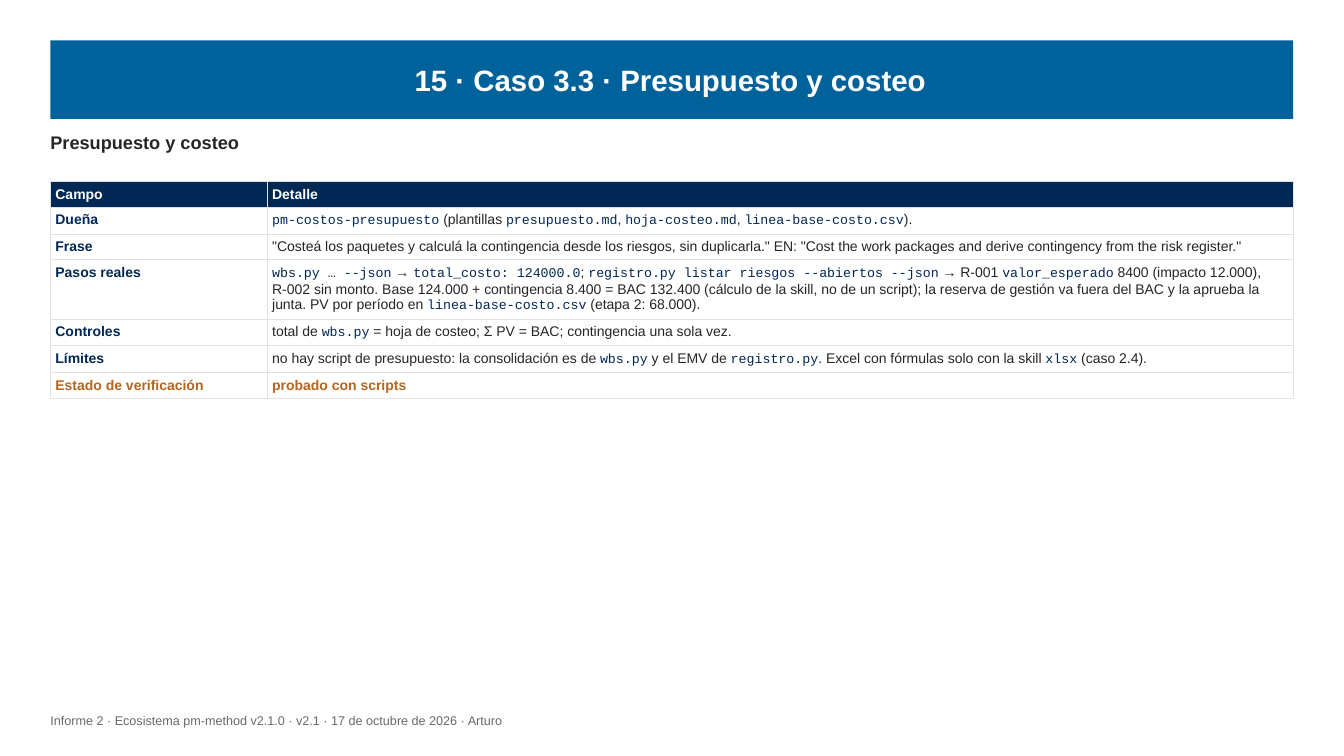
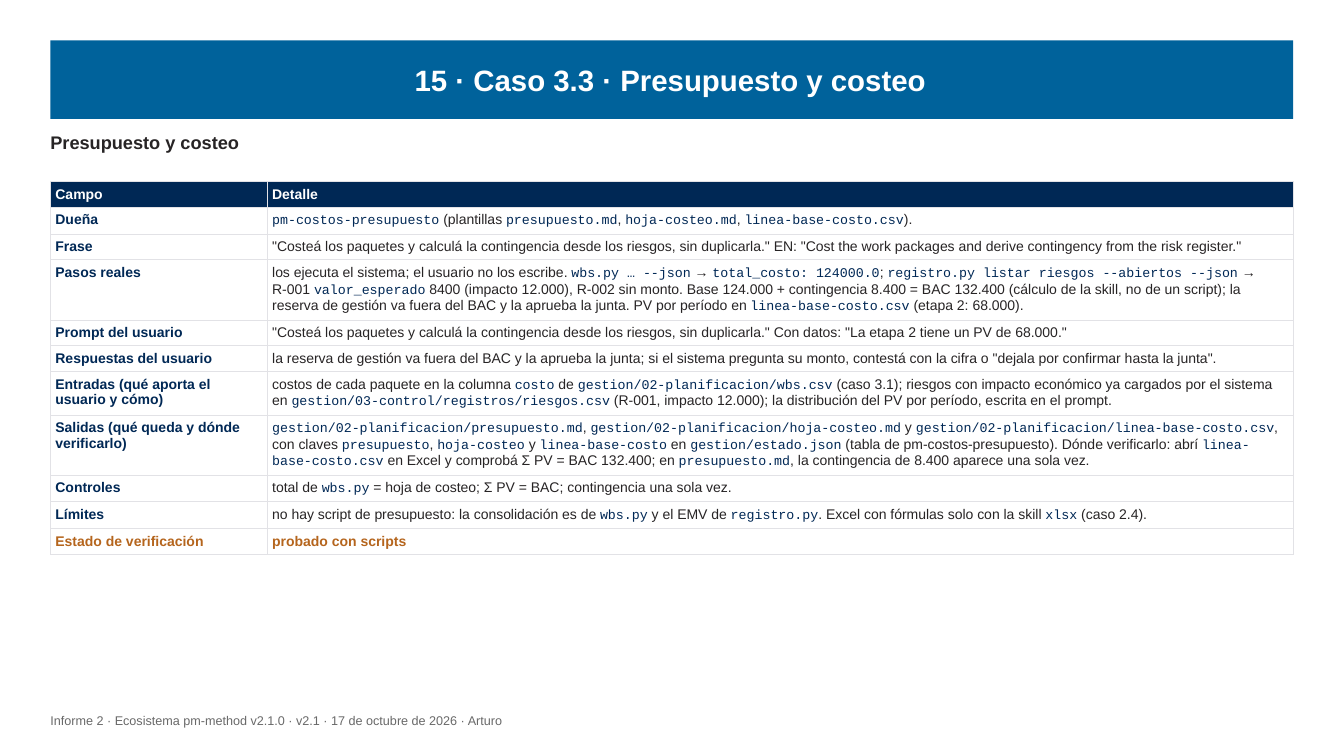
Before and after one commit to Arturo-Penas-Rial/pm-method, a slide deck: slide 127 of docs/informe/informe-2-ecosistema-pm-method-v2.1.pptx (slide 124 before the commit). Drawn at 1344x756 pixels with LibreOffice and Linux fonts; fonts in the diff are those of the drawing. Boxes give left, top, right and bottom in pixels: in the first picture for what was removed or moved away, otherwise in the second. Text is boxed around its words. In the diff, an @@ line names an element or a change of style, - is before the commit and + after.

Commit message:
pm-method 2.1.0: guías E2E para el usuario, prompts y entradas/salidas en los casos, diagramas legibles

```diff
--- a/docs/informe/informe-2-ecosistema-pm-method-v2.1.pptx
+++ b/docs/informe/informe-2-ecosistema-pm-method-v2.1.pptx
@@ table at bbox=[50, 181, 1294, 553] @@
-row 4: Pasos reales | wbs.py … --json → total_costo: 124000.0; registro.py listar riesgos --abiertos --json → R-001 valor_esperado 8400 (impacto 12.000), R-002 sin monto. Base 124.000 + contingencia 8.400 = BAC 132.400 (cálculo de la skill, no de un script); la reserva de gestión va fuera del BAC y la aprueba la junta. PV por período en linea-base-costo.csv (etapa 2: 68.000).
+row 4: Pasos reales | los ejecuta el sistema; el usuario no los escribe. wbs.py … --json → total_costo: 124000.0; registro.py listar riesgos --abiertos --json → R-001 valor_esperado 8400 (impacto 12.000), R-002 sin monto. Base 124.000 + contingencia 8.400 = BAC 132.400 (cálculo de la skill, no de un script); la reserva de gestión va fuera del BAC y la aprueba la junta. PV por período en linea-base-costo.csv (etapa 2: 68.000).
+row 5: Prompt del usuario | "Costeá los paquetes y calculá la contingencia desde los riesgos, sin duplicarla." Con datos: "La etapa 2 tiene un PV de 68.000."
+row 6: Respuestas del usuario | la reserva de gestión va fuera del BAC y la aprueba la junta; si el sistema pregunta su monto, contestá con la cifra o "dejala por confirmar hasta la junta".
+row 7: Entradas (qué aporta el usuario y cómo) | costos de cada paquete en la columna costo de gestion/02-planificacion/wbs.csv (caso 3.1); riesgos con impacto económico ya cargados por el sistema en gestion/03-control/registros/riesgos.csv (R-001, impacto 12.000); la distribución del PV por período, escrita en el prompt.
+row 8: Salidas (qué queda y dónde verificarlo) | gestion/02-planificacion/presupuesto.md, gestion/02-planificacion/hoja-costeo.md y gestion/02-planificacion/linea-base-costo.csv, con claves presupuesto, hoja-costeo y linea-base-costo en gestion/estado.json (tabla de pm-costos-presupuesto). Dónde verificarlo: abrí linea-base-costo.csv en Excel y comprobá Σ PV = BAC 132.400; en presupuesto.md, la contingencia de 8.400 aparece una sola vez.
```
Also in this commit, not shown: 45 other slides changed, 7 slides added, 1 slide removed, 52 other files.
